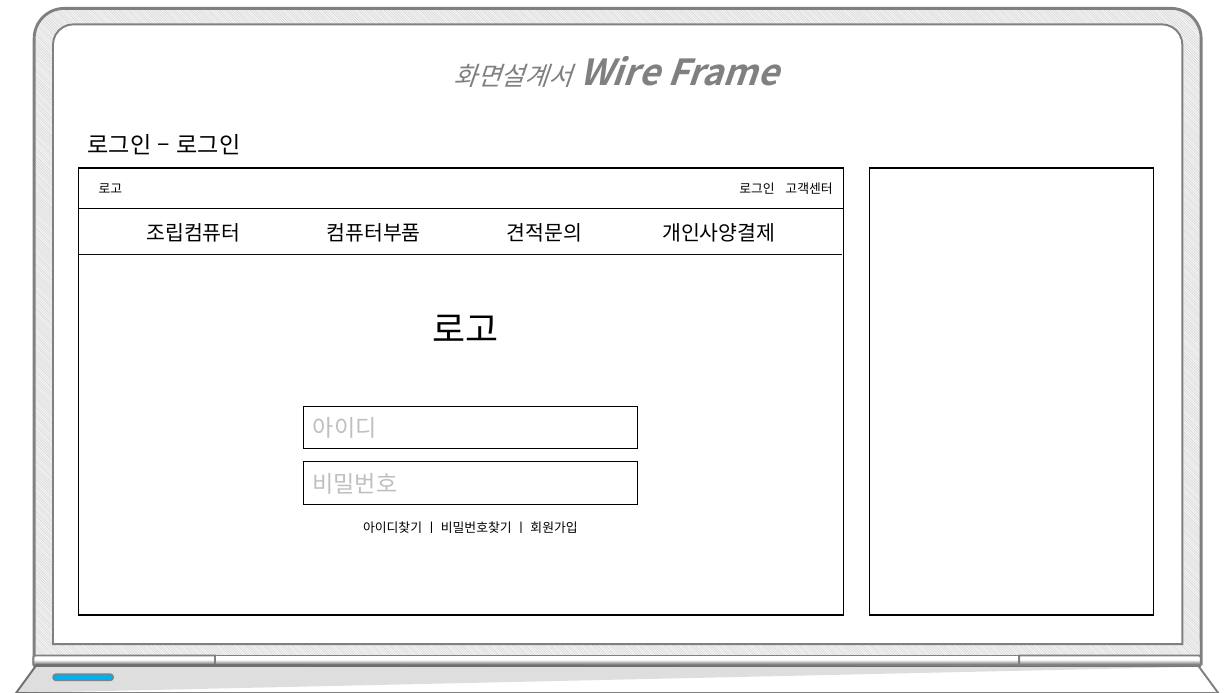
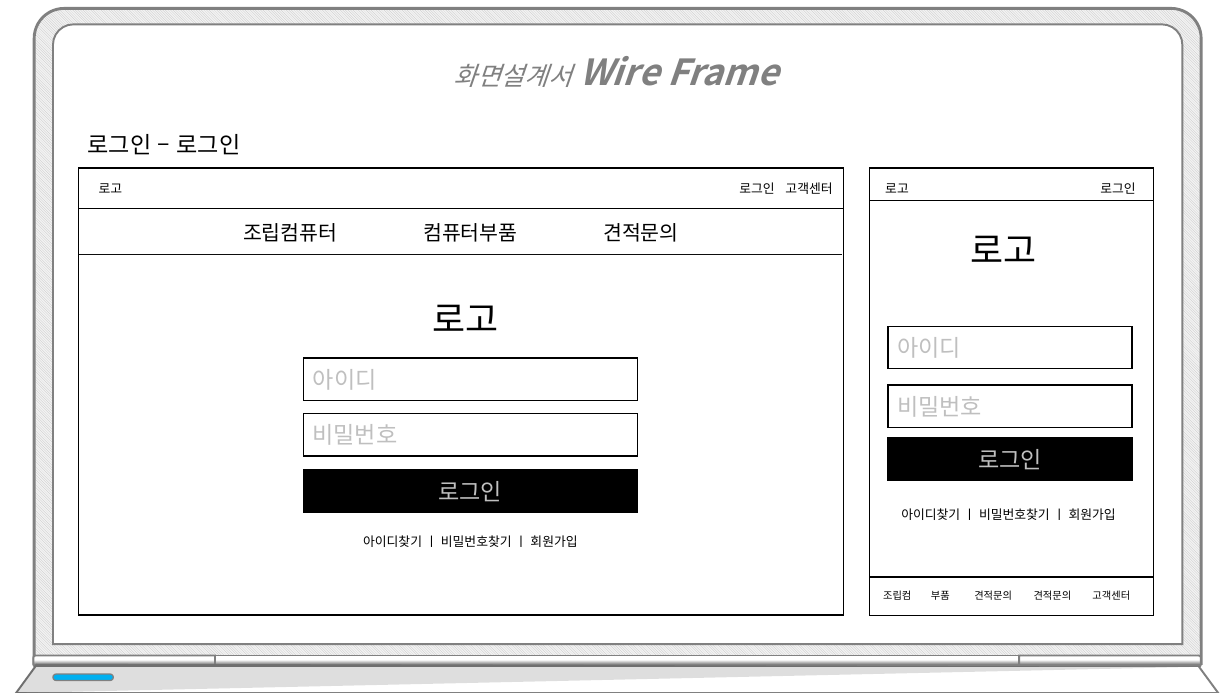
Before and after one commit to hhsw07/ezen-academy-projects, a slide deck: slide 15 of WebContent/발표/프로젝트5.pptx. Drawn at 1232x693 pixels with LibreOffice and Linux fonts; fonts in the diff are those of the drawing. Boxes give left, top, right and bottom in pixels: in the first picture for what was removed or moved away, otherwise in the second. Text is boxed around its words. In the diff, an @@ line names an element or a change of style, - is before the commit and + after.

```diff
--- a/WebContent/발표/프로젝트5.pptx
+++ b/WebContent/발표/프로젝트5.pptx
@@ line added from (870, 201) to (1153, 201), #000000 0.5 pt @@
@@ text added at <box>885,183,909,193</box>, 10 pt, text #000000 @@
+로고
@@ text added at <box>1100,182,1135,194</box>, 10 pt, text #000000 @@
+로그인
@@ text at <box>243,223,678,242</box>: text changed @@
-조립컴퓨터 컴퓨터부품 견적문의 개인사양결제
+조립컴퓨터 컴퓨터부품 견적문의
@@ text added at <box>971,235,1037,262</box>, 28 pt, text #000000 @@
+로고
@@ text "로고": place and size @@
-text "로고" at <box>433,314,499,341</box>
+text "로고" at <box>433,304,499,331</box>
@@ rectangle added at <box>888,326,1132,369</box>, fill #FFFFFF, outline #000000 1 pt, 18 pt, text #BFBFBF @@
+아이디
@@ rectangle "아이디": place and size @@
-rectangle "아이디" at <box>304,407,638,449</box>
+rectangle "아이디" at <box>304,358,638,400</box>
@@ rectangle added at <box>888,385,1132,428</box>, fill #FFFFFF, outline #000000 1 pt, 18 pt, text #BFBFBF @@
+비밀번호
@@ rectangle "비밀번호": place and size @@
-rectangle "비밀번호" at <box>303,462,637,505</box>
+rectangle "비밀번호" at <box>303,414,637,457</box>
@@ rectangle added at <box>888,438,1132,481</box>, fill #000000, outline #000000 1 pt, 18 pt, text #BFBFBF @@
+로그인
@@ rectangle added at <box>303,470,637,513</box>, fill #000000, outline #000000 1 pt, 18 pt, text #BFBFBF @@
+로그인
@@ text added at <box>901,508,1116,520</box>, 10 pt, text #000000 @@
+아이디찾기 ㅣ 비밀번호찾기 ㅣ 회원가입
@@ text "아이디찾기 ㅣ 비밀번호찾기 ㅣ 회원가입": place and size @@
-text "아이디찾기 ㅣ 비밀번호찾기 ㅣ 회원가입" at <box>363,521,577,533</box>
+text "아이디찾기 ㅣ 비밀번호찾기 ㅣ 회원가입" at <box>363,535,577,547</box>
@@ rectangle added at <box>870,577,1154,615</box>, fill #FFFFFF, outline #000000 1 pt @@
@@ text added at <box>883,590,911,600</box>, 8 pt, text #000000 @@
+조립컴
@@ text added at <box>931,590,950,600</box>, 8 pt, text #000000 @@
+부품
@@ text added at <box>974,590,1012,600</box>, 8 pt, text #000000 @@
+견적문의
@@ text added at <box>1034,590,1072,600</box>, 8 pt, text #000000 @@
+견적문의
@@ text added at <box>1092,590,1130,600</box>, 8 pt, text #000000 @@
+고객센터
```
Also in this commit, not shown: 19 other slides changed, 1 other file.
